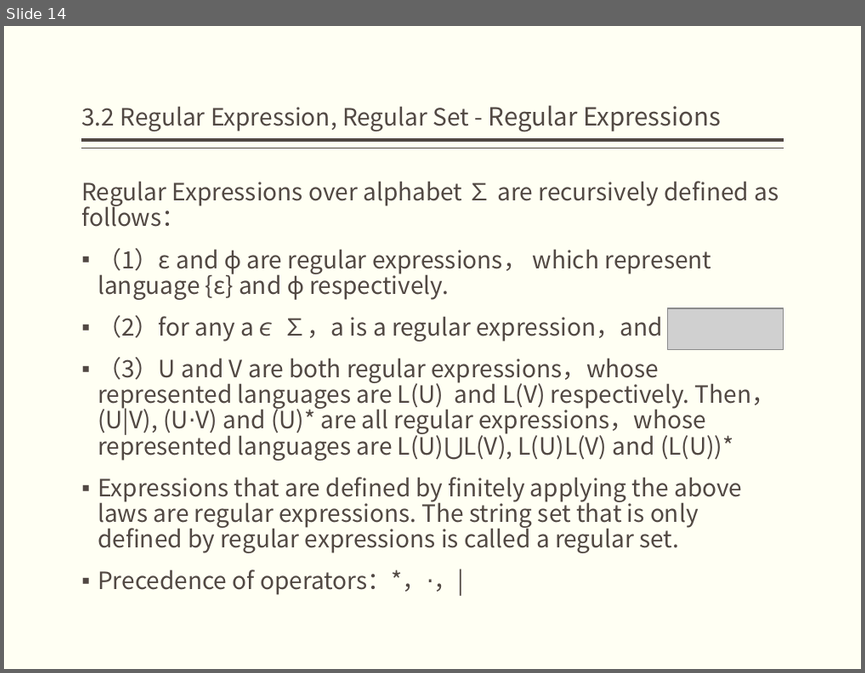
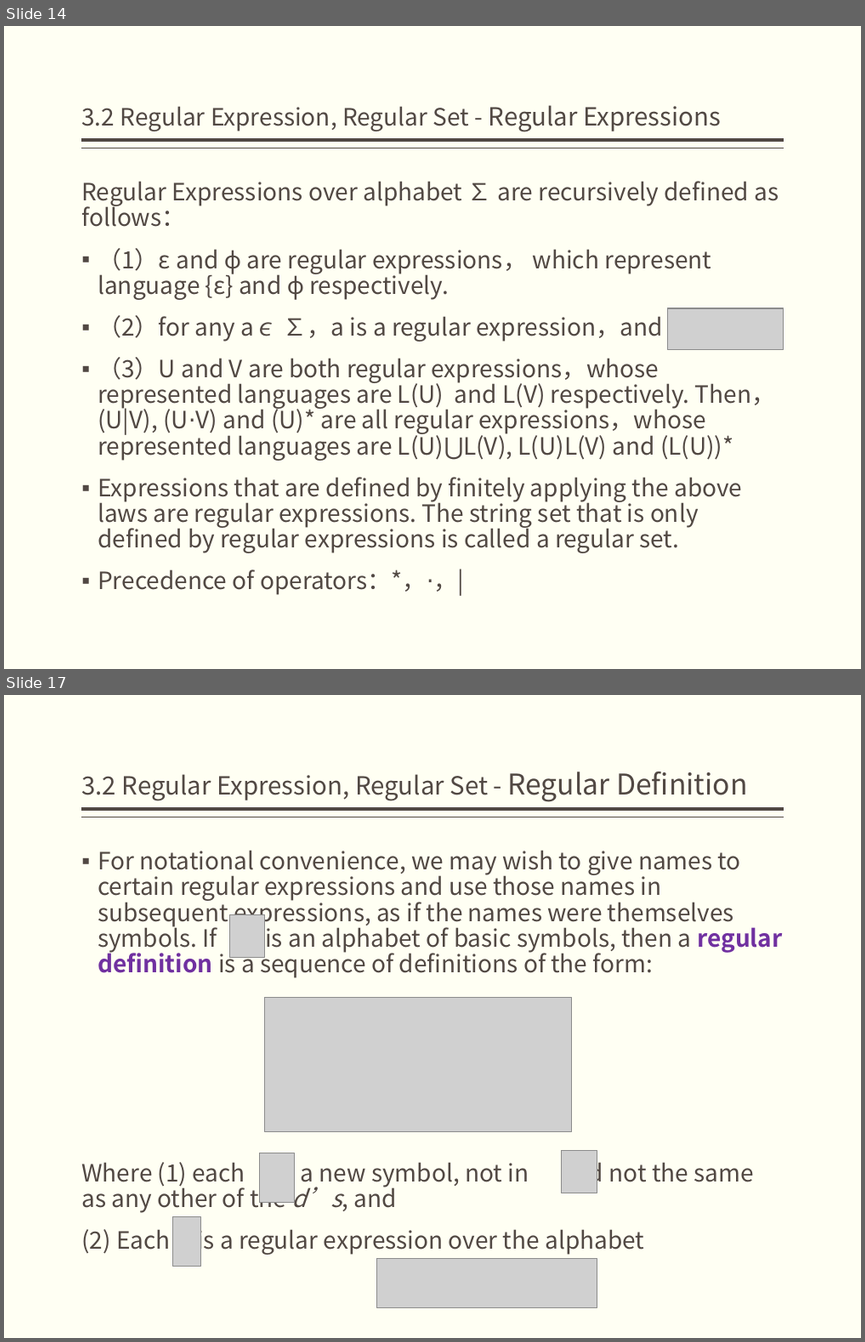
Before and after one commit to bonkboykz/jz81.github.io, a slide deck: course/compiler/LectureNotes/(Spring2017)Lecture3.pptx. Shown one above the other, each under a label of ours: slide 14 before the commit, slides 14 and 17 after it; the slides between them are not shown. The pictures are 865x673 and 865x1342 pixels, drawn with LibreOffice and Linux fonts; fonts in the diff are those of the drawing; grey boxes stand for pictures. Boxes give left, top, right and bottom in pixels: in the first picture for what was removed or moved away, otherwise in the second. Text is boxed around its words. In the diff, an @@ line names an element or a change of style, - is before the commit and + after.

```diff
--- a/course/compiler/LectureNotes/(Spring2017)Lecture3.pptx
+++ b/course/compiler/LectureNotes/(Spring2017)Lecture3.pptx
@@ slide 17 added at (4,695,861,1338), background #FFFFF3; not listed: 2 template elements that a slide beside it also shows @@
@@ title added at (81,771,747,802), 21 pt, text #514843 @@
+3.2 Regular Expression, Regular Set - Regular Definition
@@ text added at (81,850,783,1255), 20 pt, text #514843 @@
+▪ For notational convenience, we may wish to give names to certain regular expressions and use those names in subsequent expressions, as if the names were themselves symbols. If is an alphabet of basic symbols, then a regular definition is a sequence of definitions of the form:
+Where (1) each is a new symbol, not in and not the same as any other of the d’s, and
+(2) Each is a regular expression over the alphabet
@@ picture added at (229,914,264,957) @@
@@ picture added at (265,997,571,1131) @@
@@ picture added at (259,1152,295,1202) @@
@@ picture added at (561,1150,596,1193) @@
@@ picture added at (173,1217,201,1266) @@
@@ picture added at (376,1258,596,1308) @@
```
Also in this commit, not shown: 2 slides changed, 12 other slides added, 1 other file.
